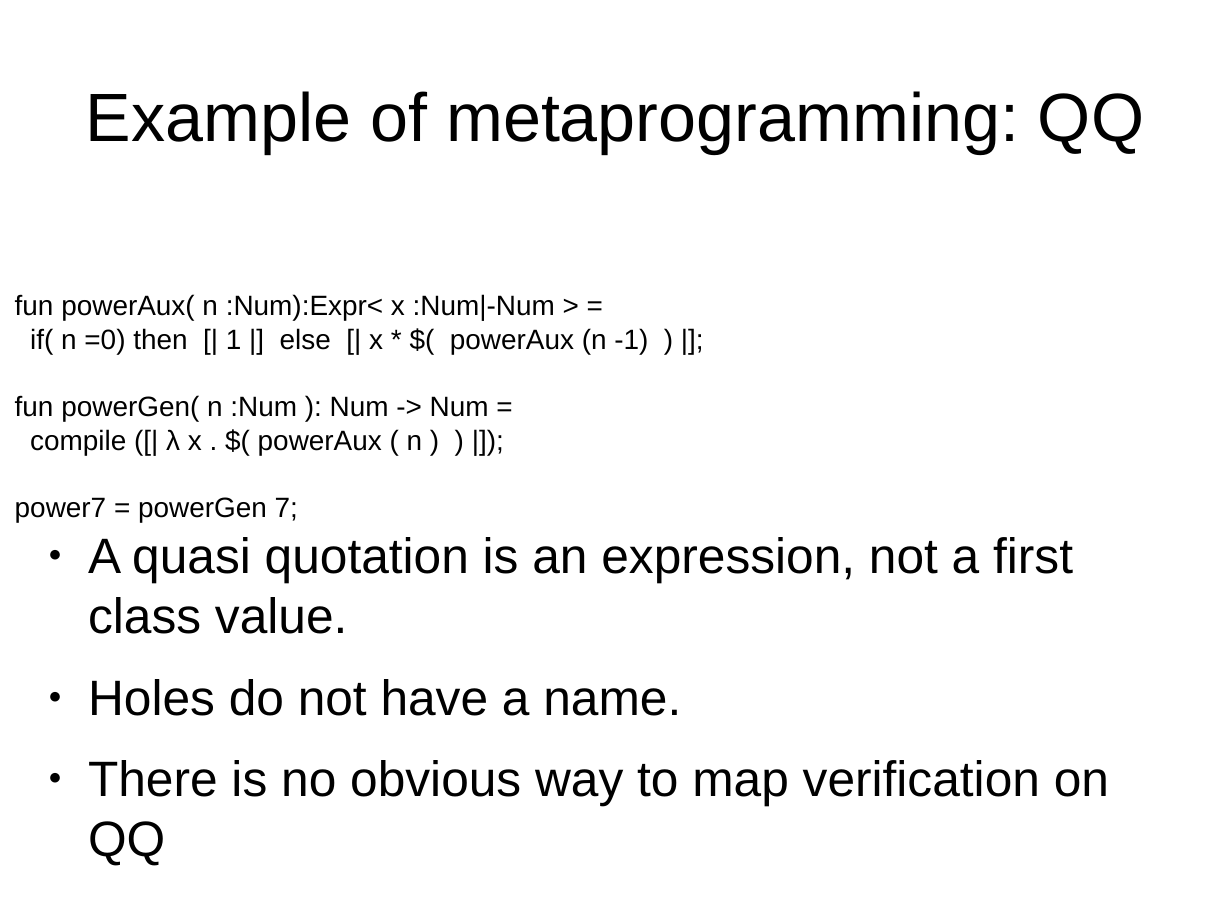
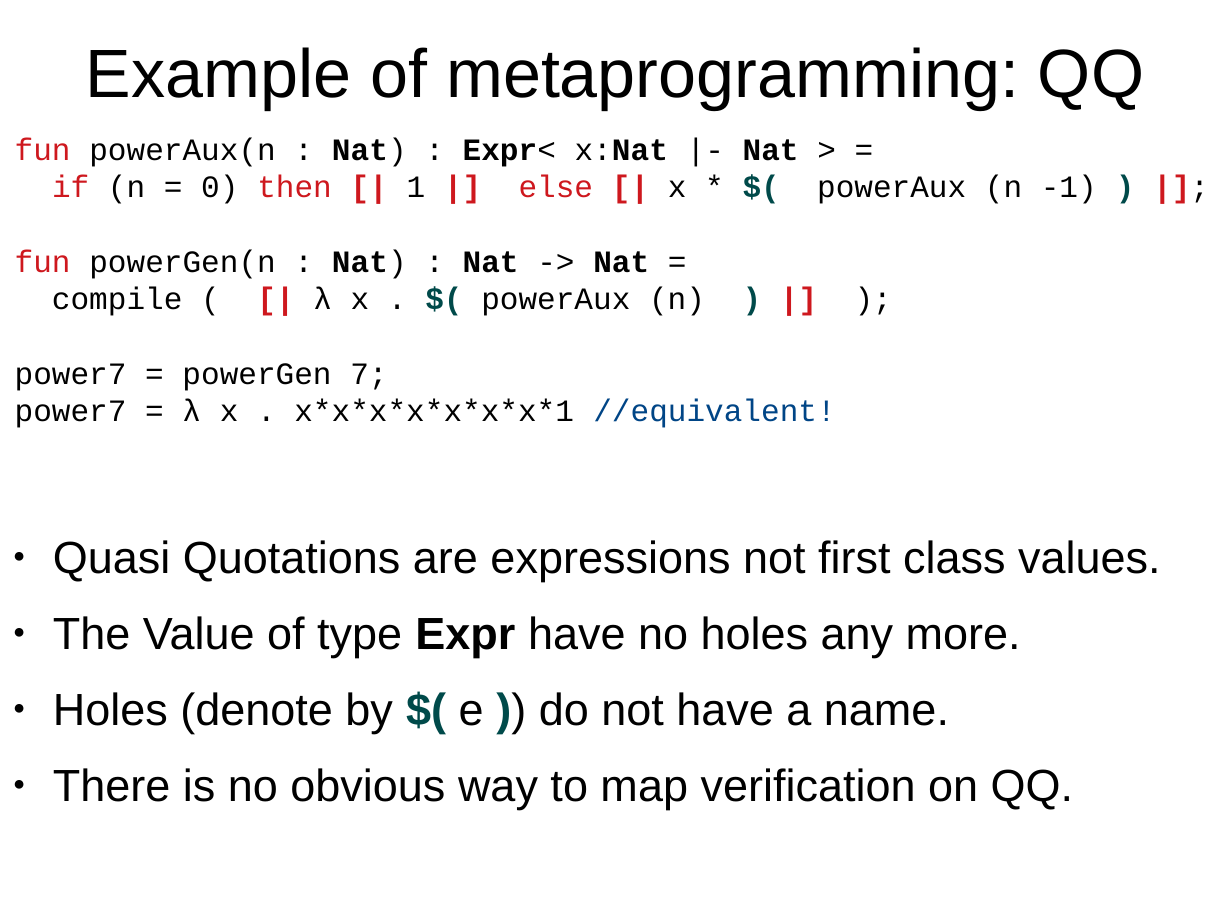
Before and after one commit to ElvisResearchGroup/L42, a slide deck: slide 12 of Main/papers/Sapling2/Slides.odp (slide 3 before the commit). Drawn at 1232x924 pixels with LibreOffice and Linux fonts; fonts in the diff are those of the drawing. Boxes give left, top, right and bottom in pixels: in the first picture for what was removed or moved away, otherwise in the second. Text is boxed around its words. In the diff, an @@ line names an element or a change of style, - is before the commit and + after.

```diff
--- a/Main/papers/Sapling2/Slides.odp
+++ b/Main/papers/Sapling2/Slides.odp
@@ title "Example of metaprogramming: QQ": place and size @@
-title "Example of metaprogramming: QQ" at <box>86,91,1144,153</box>
+title "Example of metaprogramming: QQ" at <box>86,47,1144,109</box>
@@ text "fun powerAux(n : Nat) : ...": place and size @@
-text "fun powerAux(n : Nat) : ..." at <box>15,294,648,522</box>
+text "fun powerAux(n : Nat) : ..." at <box>15,138,1097,428</box>
@@ text at <box>15,138,1097,316</box>: text changed; size 18 to 20 pt; font Arial to Courier New @@
-fun powerAux( n :Num):Expr< x :Num|-Num > =
-if( n =0) then [| 1 |] else [| x * $( powerAux (n -1) ) |];
-fun powerGen( n :Num ): Num -> Num =
-compile ([| λ x . $( powerAux ( n ) ) |]);
+fun powerAux(n : Nat) : Expr< x:Nat |- Nat > =
+if (n = 0) then [| 1 |] else [| x * $( powerAux (n -1) ) |];
+fun powerGen(n : Nat) : Nat -> Nat =
+compile ( [| λ x . $( powerAux (n) ) |] );
@@ text at <box>15,363,387,391</box>: size 18 to 20 pt, font Arial to Courier New in "power7 = powerGen 7;" @@
@@ text at <box>15,399,835,428</box>: paragraph added @@
+power7 = λ x . x*x*x*x*x*x*x*1 //equivalent!
@@ text at <box>53,540,1161,810</box>: text changed; size 32 to 29 pt @@
-● A quasi quotation is an expression, not a first class value.
-● Holes do not have a name.
-● There is no obvious way to map verification on QQ
+● Quasi Quotations are expressions not first class values.
+● The Value of type Expr have no holes any more.
+● Holes (denote by $( e )) do not have a name.
+● There is no obvious way to map verification on QQ.
```
Also in this commit, not shown: 1 other slide changed, 10 slides added, 4 slides removed, 1 other file.
